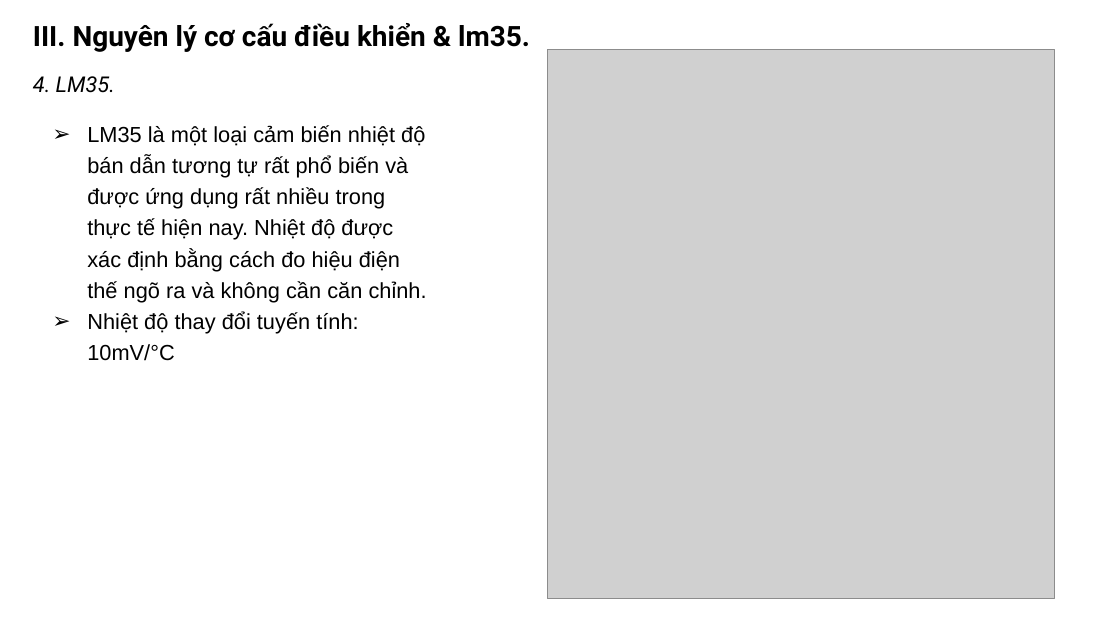
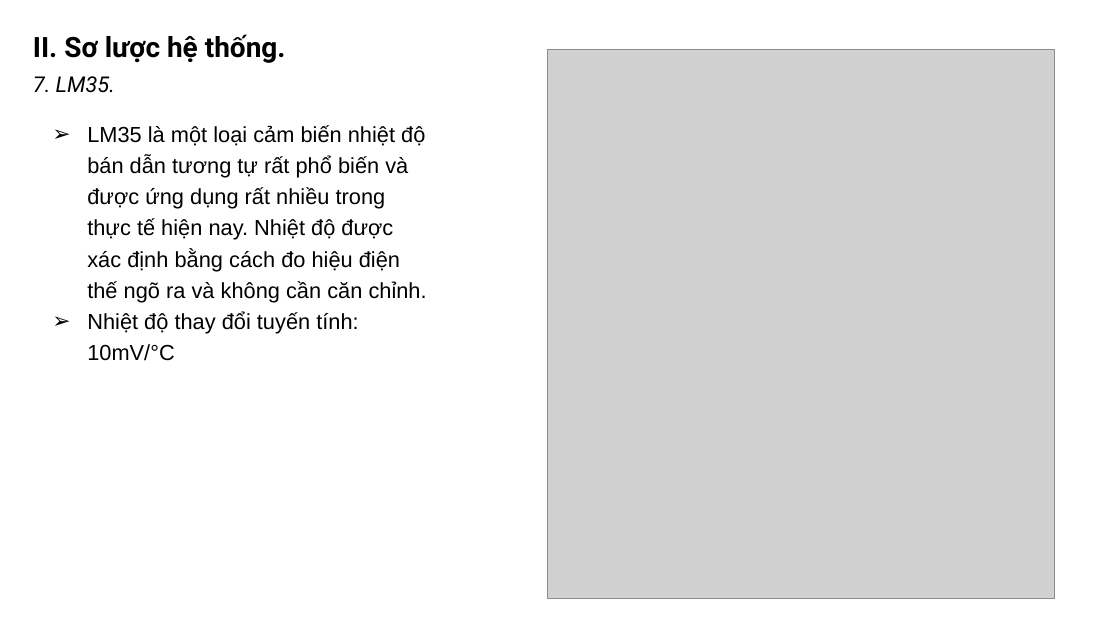
Before and after one commit to khanhnm08/HK_Egg_Incubator, a slide deck: slide 10 of Slide bao cao.pptx. Drawn at 1120x630 pixels with LibreOffice and Linux fonts; fonts in the diff are those of the drawing; grey boxes stand for pictures. Boxes give left, top, right and bottom in pixels: in the first picture for what was removed or moved away, otherwise in the second. Text is boxed around its words. In the diff, an @@ line names an element or a change of style, - is before the commit and + after.

```diff
--- a/Slide bao cao.pptx
+++ b/Slide bao cao.pptx
@@ text removed at [33,23,530,52] @@
-III. Nguyên lý cơ cấu điều khiển & lm35.
@@ text added at [33,34,286,63], 18 pt, text #000000, bold @@
+II. Sơ lược hệ thống.
@@ text at [33,76,115,93]: text changed @@
-4. LM35.
+7. LM35.
```
Also in this commit, not shown: 12 other slides changed, 3 slides added, 6 other files.
